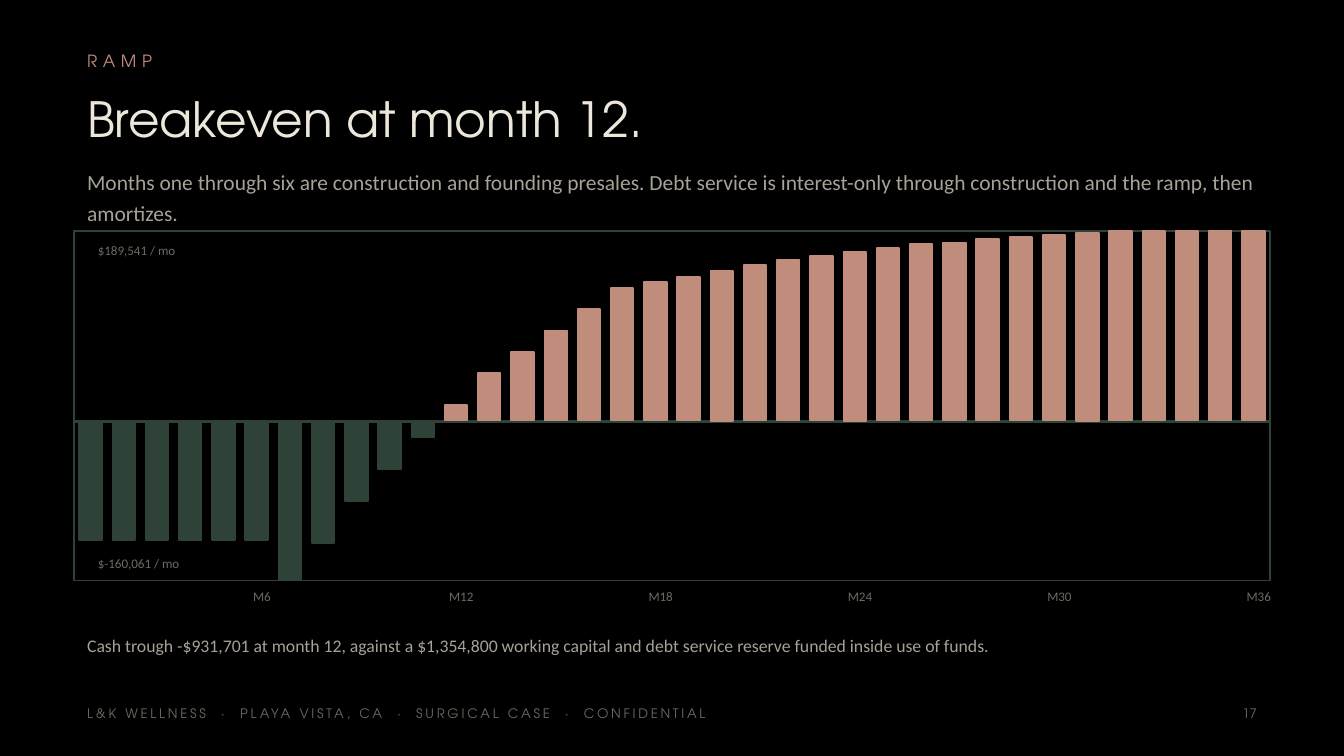
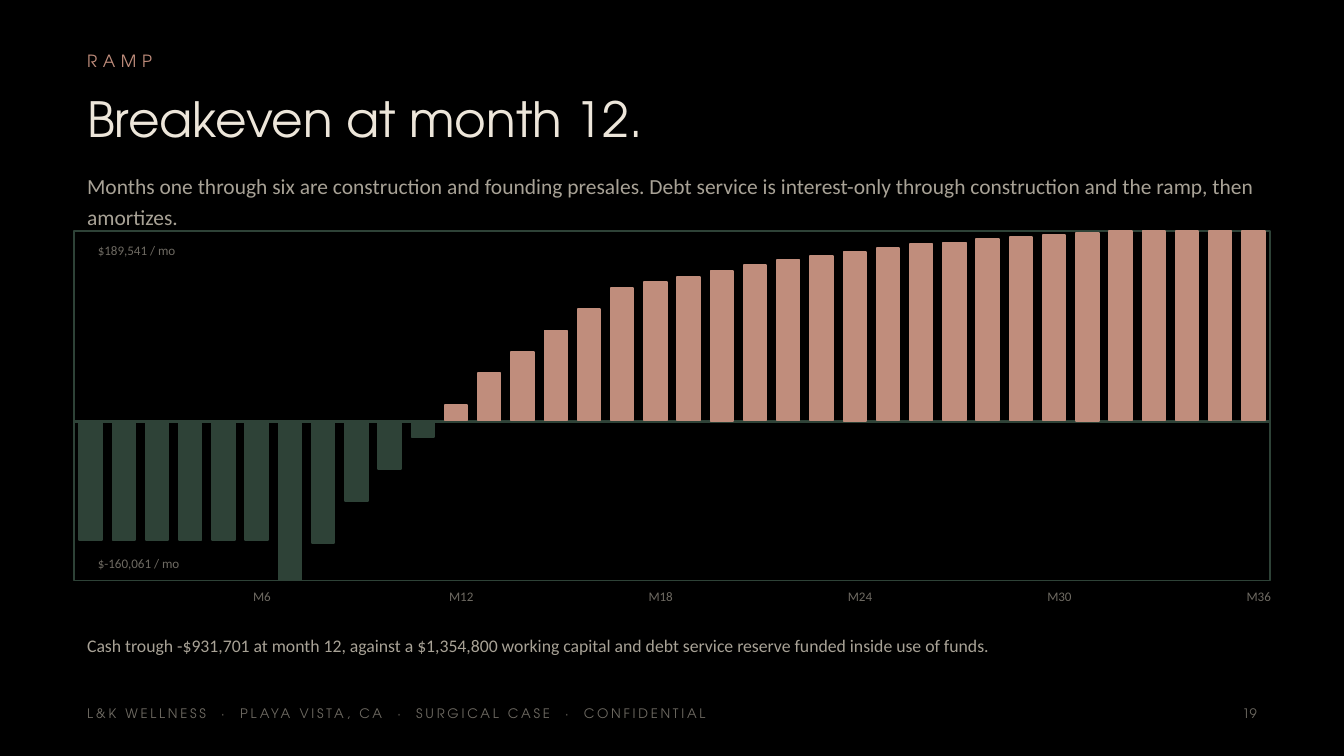
Before and after one commit to apexalpha811/lkwellness_OR, a slide deck: slide 19 of L-K-Wellness-Surgical-5.3M.pptx (slide 17 before the commit). Drawn at 1344x756 pixels with LibreOffice and Linux fonts; fonts in the diff are those of the drawing. Boxes give left, top, right and bottom in pixels: in the first picture for what was removed or moved away, otherwise in the second. Text is boxed around its words. In the diff, an @@ line names an element or a change of style, - is before the commit and + after.

```diff
--- a/L-K-Wellness-Surgical-5.3M.pptx
+++ b/L-K-Wellness-Surgical-5.3M.pptx
@@ text "Months one through six are ..." at bbox=[87, 179, 1252, 231]: vertical alignment middle to top @@
@@ text at bbox=[1242, 708, 1256, 718]: text changed @@
-17
+19
```
Also in this commit, not shown: 35 other slides changed, 6 slides added, 4 other files.
